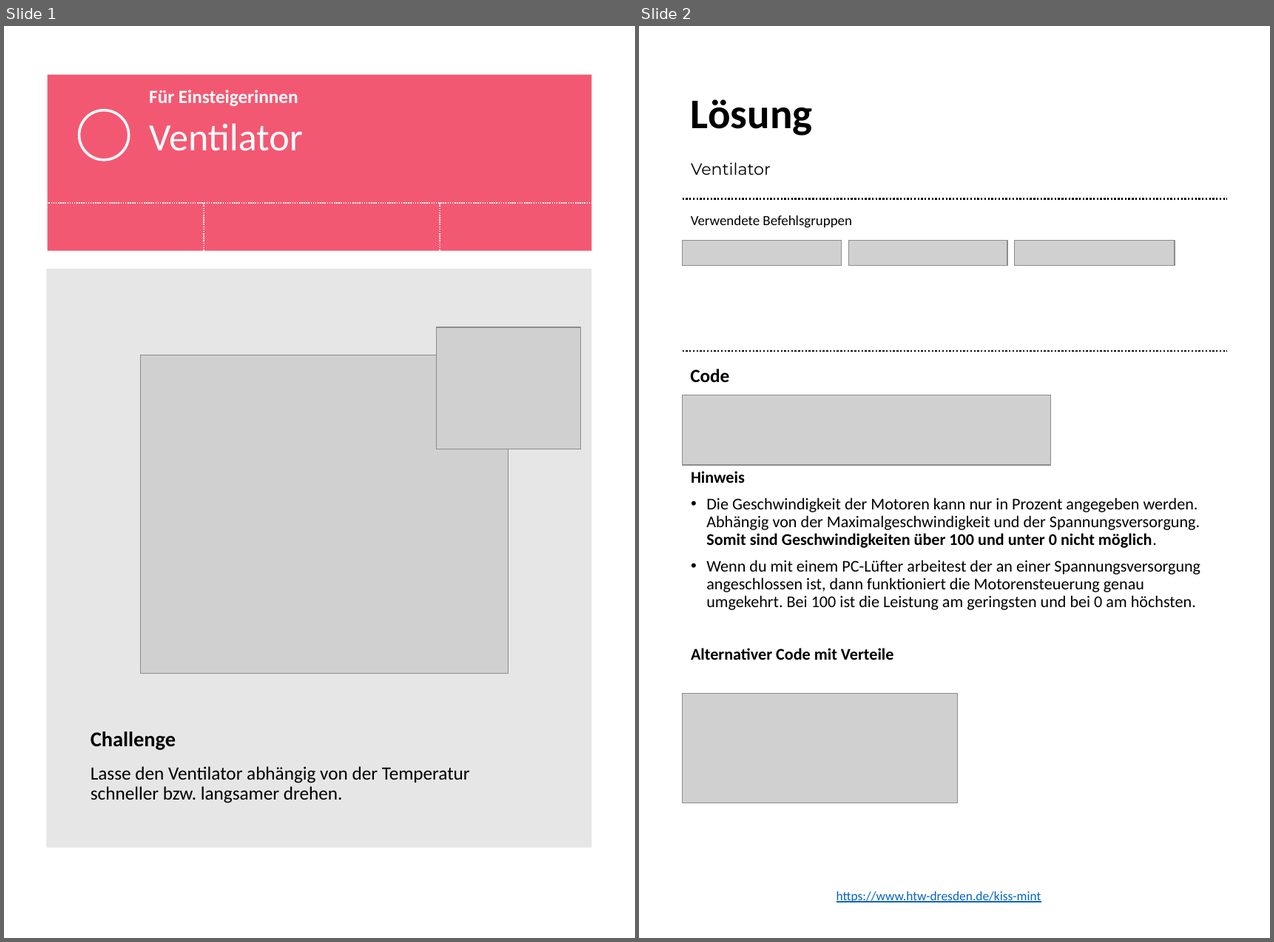
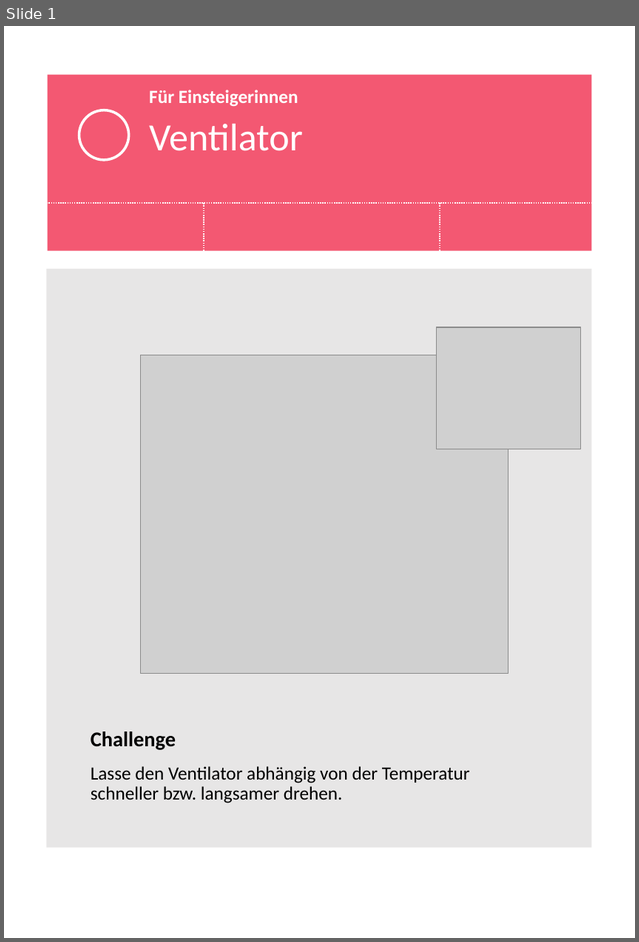
Before and after one commit to macim0/KISS_MINT, a slide deck: Ventilator/Ventilator.pptx. Shown side by side, each under a label of ours: slides 1 and 2 before the commit, slide 1 after it. The pictures are 1274x942 and 639x942 pixels, drawn with LibreOffice and Linux fonts; fonts in the diff are those of the drawing; grey boxes stand for pictures; background and template pictures are left out. Boxes give left, top, right and bottom in pixels: in the first picture for what was removed or moved away, otherwise in the second. Text is boxed around its words. In the diff, an @@ line names an element or a change of style, - is before the commit and + after.

Commit message:
update Ventilator

```diff
--- a/Ventilator/Ventilator.pptx
+++ b/Ventilator/Ventilator.pptx
@@ slide 2 removed at <box>639,26,1270,938</box>, background #FFFFFF @@
@@ text removed at <box>690,99,812,136</box> @@
-Lösung
@@ title removed at <box>691,162,771,175</box> @@
-Ventilator
@@ line removed from (683, 198) to (1227, 198) @@
@@ text removed at <box>691,215,852,228</box> @@
-Verwendete Befehlsgruppen
@@ picture removed at <box>682,240,842,265</box> @@
@@ picture removed at <box>848,240,1008,265</box> @@
@@ picture removed at <box>1015,240,1175,265</box> @@
@@ line removed from (683, 351) to (1227, 351) @@
@@ text removed at <box>690,369,729,383</box> @@
-Code
@@ picture removed at <box>682,395,1050,465</box> @@
@@ text removed at <box>691,471,1201,659</box> @@
-Hinweis
-• Die Geschwindigkeit der Motoren kann nur in Prozent angegeben werden. Abhängig von der Maximalgeschwindigkeit und der Spannungsversorgung. Somit sind Geschwindigkeiten über 100 und unter 0 nicht möglich.
-• Wenn du mit einem PC-Lüfter arbeitest der an einer Spannungsversorgung angeschlossen ist, dann funktioniert die Motorensteuerung genau umgekehrt. Bei 100 ist die Leistung am geringsten und bei 0 am höchsten.
-Alternativer Code mit Verteile
@@ picture removed at <box>682,693,958,803</box> @@
@@ text removed at <box>837,891,1042,902</box> @@
-https://www.htw-dresden.de/kiss-mint
```
Also in this commit, not shown: 3 other files.
